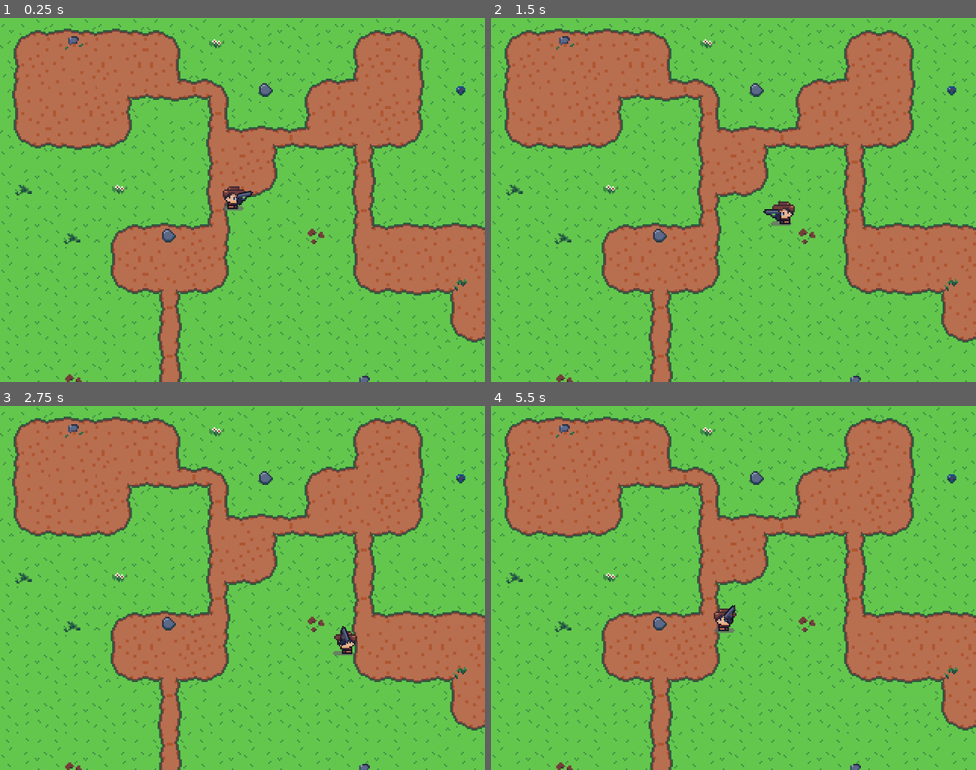
Above: before the commit, frames 1-4 (two rows, left to right).
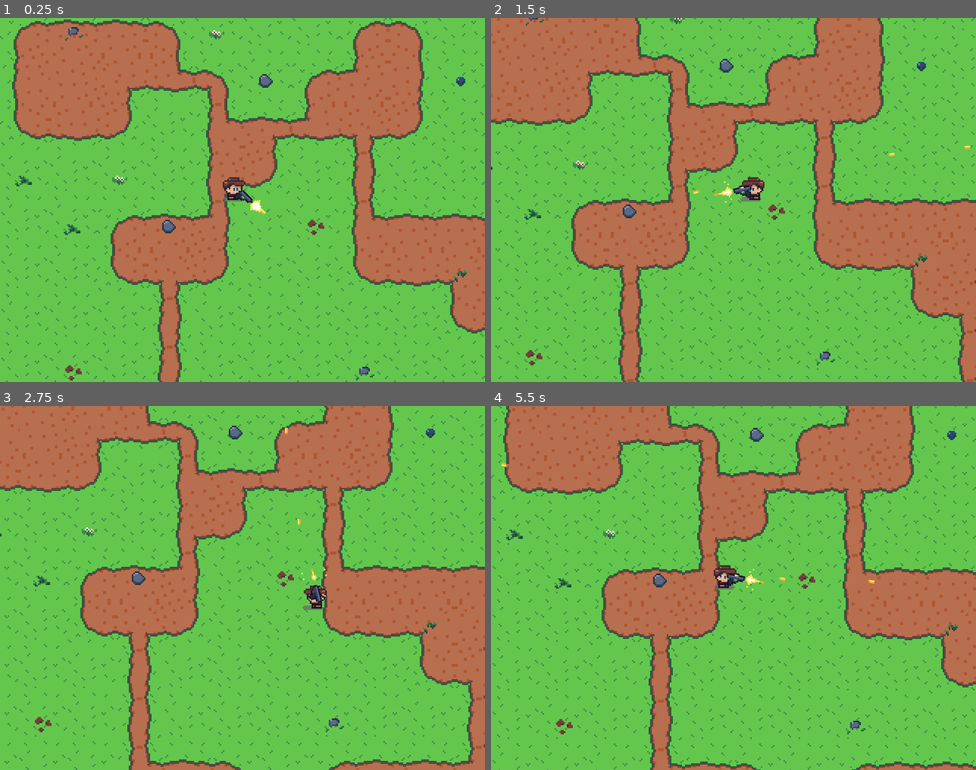
Above: after the commit, the same moments.

Repository: nicolasbize/Godot-401-Swarmed
Game: Godot game, scene res://scenes/world/world.tscn
The game is run twice, just before and just after one commit, with the same random seed, the same clock (stepped at 60 frames per second) and the same inputs.
Inputs (mouse positions are in pixels of both pictures, inside the frame that each line leads up to):
- Up to frame 1 (0.25 s): no input
- Up to frame 2 (1.5 s): tap Enter at 0.5 s; move the mouse to (840, 181) at 0.52 s; hold D (move_right) 0.53-1.28 s; move the mouse to (636, 218) at 1.27 s; hold S (move_down) from 1.28 s (still down)
- Up to frame 3 (2.75 s): move the mouse to (291, 507) at 2.02 s; release S (move_down) at 2.03 s; hold D (move_right) from 2.03 s (still down)
- Up to frame 4 (5.5 s): move the mouse to (709, 660) at 2.77 s; release D (move_right) at 2.78 s; hold W (move_up) 2.78-3.53 s; move the mouse to (879, 642) at 3.52 s; hold A (move_left) 3.53-5.03 s; move the mouse to (588, 533) at 4.27 s; move the mouse to (757, 588) at 5.02 s; hold S (move_down) from 5.03 s (still down)

The runs differ from the first frame. In frame 1, 20% of the frame differs, in the area x 0-100%, y 0-100%; in frame 2, 39%; in frame 3, 45%; in frame 4, 36%.

Commit message:
completed GD402

Diff:
--- a/project.godot
+++ b/project.godot
@@ -48,6 +48,14 @@
 ]
 }
 
+[layer_names]
+
+2d_physics/layer_1="World"
+2d_physics/layer_2="Player"
+2d_physics/layer_3="Enemies"
+2d_physics/layer_4="Bullets"
+2d_physics/layer_5="Collectibles"
+
 [physics]
 
 3d/physics_engine="Jolt Physics"
--- /dev/null
+++ b/scenes/bullet/bullet.gd
@@ -0,0 +1,12 @@
+class_name Bullet
+extends AnimatableBody2D
+
+@export var speed := 300.0
+
+func _physics_process(delta: float) -> void:
+	var direction := Vector2.from_angle(rotation)
+	var velocity := direction * speed
+	move_and_collide(velocity * delta)
+
+func _on_visible_on_screen_notifier_2d_screen_exited() -> void:
+	queue_free()
--- /dev/null
+++ b/scenes/bullet/bullet.tscn
@@ -0,0 +1,23 @@
+[gd_scene format=3 uid="uid://bboh2c6amka3b"]
+
+[ext_resource type="Texture2D" uid="uid://cu78gtcudtkrp" path="res://assets/textures/bullet.png" id="1_7c8un"]
+[ext_resource type="Script" uid="uid://hf72h2cuv2vf" path="res://scenes/bullet/bullet.gd" id="1_83itf"]
+
+[sub_resource type="RectangleShape2D" id="RectangleShape2D_cbyeo"]
+size = Vector2(4, 2)
+
+[node name="Bullet" type="AnimatableBody2D" unique_id=1839236495]
+collision_layer = 8
+collision_mask = 4
+sync_to_physics = false
+script = ExtResource("1_83itf")
+
+[node name="BulletSprite" type="Sprite2D" parent="." unique_id=1521738971]
+texture = ExtResource("1_7c8un")
+
+[node name="CollisionShape2D" type="CollisionShape2D" parent="." unique_id=267958808]
+shape = SubResource("RectangleShape2D_cbyeo")
+
+[node name="VisibleOnScreenNotifier2D" type="VisibleOnScreenNotifier2D" parent="." unique_id=669212853]
+
+[connection signal="screen_exited" from="VisibleOnScreenNotifier2D" to="." method="_on_visible_on_screen_notifier_2d_screen_exited"]
--- a/scenes/player/player.gd
+++ b/scenes/player/player.gd
@@ -1,11 +1,20 @@
 class_name Player
 extends CharacterBody2D
+
+signal shot(bullet_global_position: Vector2, bullet_global_rotation: float)
 
 @onready var animation_player: AnimationPlayer = $AnimationPlayer
 @onready var weapon_pivot: Node2D = $WeaponPivot
 @onready var body_sprite: Sprite2D = $BodySprite
+@onready var weapon: Weapon = $WeaponPivot/Weapon
+@onready var shot_timer: Timer = $ShotTimer
+@onready var bullet_spawn_location: Node2D = $WeaponPivot/Weapon/BulletSpawnLocation
 
 @export var speed := 50.0
+@export var fire_rate := 2.0
+
+func _ready() -> void:
+	shot_timer.start(1.0 / fire_rate)
 
 func _physics_process(delta: float) -> void:
 	var direction := Input.get_vector("move_left", "move_right", "move_up", "move_down")
@@ -26,3 +35,7 @@
 	else:
 		weapon_pivot.scale.y = 1
 	body_sprite.flip_h = weapon_pivot.scale.y < 0
+
+func _on_shot_timer_timeout() -> void:
+	weapon.shoot()
+	shot.emit(bullet_spawn_location.global_position, bullet_spawn_location.global_rotation)
--- a/scenes/player/player.tscn
+++ b/scenes/player/player.tscn
@@ -86,7 +86,10 @@
 }
 
 [node name="Player" type="CharacterBody2D" unique_id=58168645]
+collision_layer = 2
+collision_mask = 17
 script = ExtResource("1_gmlin")
+fire_rate = 5.0
 
 [node name="ShadowSprite" type="Sprite2D" parent="." unique_id=444850054]
 texture = ExtResource("1_dovo2")
@@ -113,3 +116,17 @@
 
 [node name="Weapon" parent="WeaponPivot" unique_id=214545583 instance=ExtResource("4_lvxji")]
 position = Vector2(3, 0)
+
+[node name="BulletSpawnLocation" type="Node2D" parent="WeaponPivot/Weapon" unique_id=768766724]
+position = Vector2(9, -4)
+
+[node name="ShotTimer" type="Timer" parent="." unique_id=2143662958]
+autostart = true
+
+[node name="Camera2D" type="Camera2D" parent="." unique_id=875446726]
+limit_left = 0
+limit_top = 0
+limit_right = 340
+limit_bottom = 270
+
+[connection signal="timeout" from="ShotTimer" to="." method="_on_shot_timer_timeout"]
--- a/scenes/weapon/weapon.tscn
+++ b/scenes/weapon/weapon.tscn
@@ -2,6 +2,7 @@
 
 [ext_resource type="Texture2D" uid="uid://btdo7rdyye618" path="res://assets/textures/gun.png" id="1_l3xq3"]
 [ext_resource type="Script" uid="uid://b88hifk0n0c1l" path="res://scenes/weapon/weapon.gd" id="2_jej8l"]
+[ext_resource type="Texture2D" uid="uid://cj2kr00mh2h35" path="res://assets/textures/muzzle-flash.png" id="3_iyg5g"]
 
 [sub_resource type="Animation" id="Animation_l3xq3"]
 length = 0.001
@@ -12,6 +13,18 @@
 tracks/0/interp = 1
 tracks/0/loop_wrap = true
 tracks/0/keys = {
+"times": PackedFloat32Array(0),
+"transitions": PackedFloat32Array(1),
+"update": 1,
+"values": [0]
+}
+tracks/1/type = "value"
+tracks/1/imported = false
+tracks/1/enabled = true
+tracks/1/path = NodePath("FlashSprite:frame")
+tracks/1/interp = 1
+tracks/1/loop_wrap = true
+tracks/1/keys = {
 "times": PackedFloat32Array(0),
 "transitions": PackedFloat32Array(1),
 "update": 1,
@@ -34,6 +47,18 @@
 "update": 1,
 "values": [0, 1, 2, 3, 0]
 }
+tracks/1/type = "value"
+tracks/1/imported = false
+tracks/1/enabled = true
+tracks/1/path = NodePath("FlashSprite:frame")
+tracks/1/interp = 1
+tracks/1/loop_wrap = true
+tracks/1/keys = {
+"times": PackedFloat32Array(0, 0.05, 0.1, 0.15, 0.2),
+"transitions": PackedFloat32Array(1, 1, 1, 1, 1),
+"update": 1,
+"values": [1, 2, 3, 4, 0]
+}
 
 [sub_resource type="AnimationLibrary" id="AnimationLibrary_iyg5g"]
 _data = {
@@ -50,3 +75,8 @@
 
 [node name="AnimationPlayer" type="AnimationPlayer" parent="." unique_id=1310887800]
 libraries/ = SubResource("AnimationLibrary_iyg5g")
+
+[node name="FlashSprite" type="Sprite2D" parent="." unique_id=764037598]
+position = Vector2(18, -4)
+texture = ExtResource("3_iyg5g")
+hframes = 5
--- /dev/null
+++ b/scenes/world/world.gd
@@ -0,0 +1,10 @@
+class_name World
+extends Node2D
+
+var bullet_blueprint := preload("res://scenes/bullet/bullet.tscn")
+
+func _on_player_shot(bullet_global_position: Vector2, bullet_global_rotation: float) -> void:
+	var bullet := bullet_blueprint.instantiate()
+	add_child(bullet)
+	bullet.global_position = bullet_global_position
+	bullet.global_rotation = bullet_global_rotation
--- a/scenes/world/world.tscn
+++ b/scenes/world/world.tscn
@@ -1,9 +1,17 @@
 [gd_scene format=3 uid="uid://dumpvo2d3hdro"]
 
+[ext_resource type="Script" uid="uid://dqhlkss18rwai" path="res://scenes/world/world.gd" id="1_1fp7r"]
 [ext_resource type="Texture2D" uid="uid://r8c1mr31dunb" path="res://assets/textures/backgrounds/map-background.png" id="1_dphjl"]
 [ext_resource type="PackedScene" uid="uid://c6wadhpdu25p3" path="res://scenes/player/player.tscn" id="2_sl2e5"]
 
+[sub_resource type="RectangleShape2D" id="RectangleShape2D_cbyeo"]
+size = Vector2(361, 20)
+
+[sub_resource type="RectangleShape2D" id="RectangleShape2D_umx8v"]
+size = Vector2(20, 290)
+
 [node name="World" type="Node2D" unique_id=213811152]
+script = ExtResource("1_1fp7r")
 
 [node name="Background" type="Sprite2D" parent="." unique_id=1764845822]
 texture = ExtResource("1_dphjl")
@@ -11,3 +19,44 @@
 
 [node name="Player" parent="." unique_id=58168645 instance=ExtResource("2_sl2e5")]
 position = Vector2(155, 126)
+
+[node name="TopWall" type="StaticBody2D" parent="." unique_id=1711261432]
+position = Vector2(0, 11)
+collision_mask = 0
+metadata/_edit_lock_ = true
+
+[node name="CollisionShape2D" type="CollisionShape2D" parent="TopWall" unique_id=449817658]
+position = Vector2(170.5, 0)
+shape = SubResource("RectangleShape2D_cbyeo")
+metadata/_edit_lock_ = true
+
+[node name="BottomWall" type="StaticBody2D" parent="." unique_id=1982555327]
+position = Vector2(0, 270)
+collision_mask = 0
+metadata/_edit_lock_ = true
+
+[node name="CollisionShape2D" type="CollisionShape2D" parent="BottomWall" unique_id=576418071]
+position = Vector2(171, 0)
+shape = SubResource("RectangleShape2D_cbyeo")
+metadata/_edit_lock_ = true
+
+[node name="LeftWall" type="StaticBody2D" parent="." unique_id=703142746]
+collision_mask = 0
+metadata/_edit_lock_ = true
+
+[node name="CollisionShape2D" type="CollisionShape2D" parent="LeftWall" unique_id=827600945]
+position = Vector2(0, 135)
+shape = SubResource("RectangleShape2D_umx8v")
+metadata/_edit_lock_ = true
+
+[node name="RightWall" type="StaticBody2D" parent="." unique_id=523104262]
+position = Vector2(341, 0)
+collision_mask = 0
+metadata/_edit_lock_ = true
+
+[node name="CollisionShape2D" type="CollisionShape2D" parent="RightWall" unique_id=564624199]
+position = Vector2(0, 135)
+shape = SubResource("RectangleShape2D_umx8v")
+metadata/_edit_lock_ = true
+
+[connection signal="shot" from="Player" to="." method="_on_player_shot"]
Not shown, added: scenes/bullet/bullet.gd.uid
Not shown, added: scenes/world/world.gd.uid
